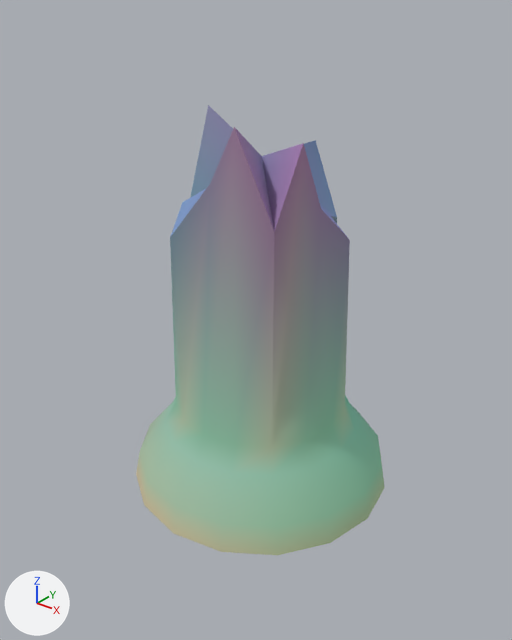
One commit to the glTF model assets/kit/column_broken.glb: the scene before it, then after it.
Camera for both pictures: a 50 mm camera at (1.331, -1.692, 1.646) aimed at (0.023, -0.056, 0.632). Lighting does not change. The marker at lower left points along +X, +Y and +Z. The first picture is the older version. Vertices at exactly the same position are counted once.

Before the edit, the objects in view are built like this:
```python
me_column_broken = bpy.data.meshes.new('column_broken')
me_column_broken.from_pydata(...)  # 81 vertices, 158 faces; spans x -0.46..0.46, y -0.46..0.46, z 0.0..1.29
me_column_broken.materials.append(mat_m_stone)
ob_column_broken = bpy.data.objects.new('column_broken', me_column_broken)
ob_column_broken.location = (0.0, 0.0, 0.0)
```
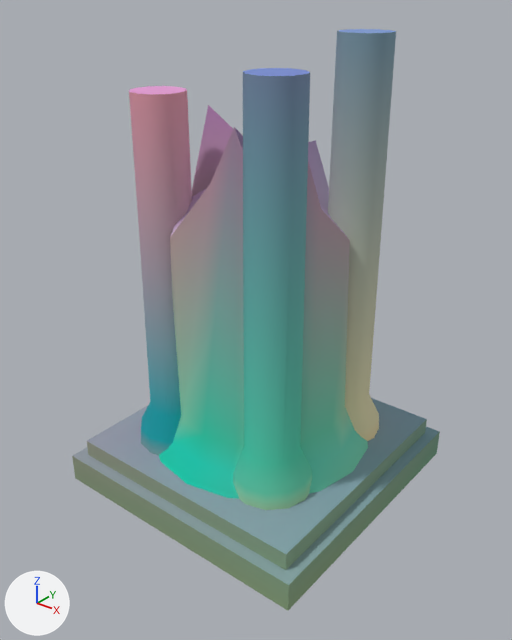
What differs and where, as boxes (x1, y1, x2, y2) in the pictures (512 x 640 px):
'stub_col.003', added
    after: (233, 68, 312, 510)
'pier_plinth_brk', added
    after: (72, 398, 440, 610)
'stub_col', added
    after: (328, 29, 396, 441)
'stub_col.002', added
    after: (129, 86, 192, 455)
part 1 of me_column_broken, recoloured
    before: (136, 105, 385, 555)
    after: (159, 105, 368, 499)

Diff of the bpy script that builds the scene:
```diff
--- a/assets/kit/column_broken.glb.py
+++ b/assets/kit/column_broken.glb.py
@@ mat_m_stone_trim @@
+mat_m_stone_trim = bpy.data.materials.new('M_stone_trim')
+# nodes: BsdfPrincipled, Mix, OutputMaterial, VertexColor
+# colours: white #e5dfd4, mixed with the vertex colours
@@ mat_m_stone_dark @@
+mat_m_stone_dark = bpy.data.materials.new('M_stone_dark')
+# nodes: BsdfPrincipled, Mix, OutputMaterial, VertexColor
+# colours: grey #b3afaa, mixed with the vertex colours
@@ me_column_broken @@
 me_column_broken.from_pydata(...)  # 81 vertices, 158 faces; spans x -0.46..0.46, y -0.46..0.46, z 0.0..1.29
 # used by ob_column_broken; location = (0.0, 0.0, 0.0)
+# me_column_broken part 1: 158 faces centred in x -0.442..0.442, y -0.442..0.442, z 0.0..1.188 are repainted in the vertex colours, in many colours
 me_column_broken.materials.append(mat_m_stone)
@@ me_stub_col_003 @@
+me_stub_col_003.from_pydata(...)  # 48 vertices, 92 faces; spans x -0.135..0.135, y -0.135..0.135, z 0.0..1.271
+me_stub_col_003.materials.append(mat_m_stone_trim)
@@ me_stub_col_002 @@
+me_stub_col_002.from_pydata(...)  # 48 vertices, 92 faces; spans x -0.135..0.135, y -0.135..0.135, z 0.0..1.191
+me_stub_col_002.materials.append(mat_m_stone_trim)
@@ me_stub_col @@
+me_stub_col.from_pydata(...)  # 48 vertices, 92 faces; spans x -0.135..0.135, y -0.135..0.135, z 0.0..1.343
+me_stub_col.materials.append(mat_m_stone_trim)
@@ me_pier_plinth_brk @@
+me_pier_plinth_brk.from_pydata(...)  # a box spanning x -0.48..0.48, y -0.48..0.48, z 0.0..0.1; a box spanning x -0.44..0.44, y -0.44..0.44, z 0.1..0.16
+me_pier_plinth_brk.materials.append(mat_m_stone_dark)
@@ ob_stub_col_003 @@
+ob_stub_col_003 = bpy.data.objects.new('stub_col.003', me_stub_col_003)
+ob_stub_col_003.location = (0.212, -0.212, 0.16)
@@ ob_stub_col_002 @@
+ob_stub_col_002 = bpy.data.objects.new('stub_col.002', me_stub_col_002)
+ob_stub_col_002.location = (-0.212, -0.212, 0.16)
@@ ob_stub_col @@
+ob_stub_col = bpy.data.objects.new('stub_col', me_stub_col)
+ob_stub_col.location = (0.212, 0.212, 0.16)
@@ ob_pier_plinth_brk @@
+ob_pier_plinth_brk = bpy.data.objects.new('pier_plinth_brk', me_pier_plinth_brk)
+ob_pier_plinth_brk.location = (0.0, 0.0, 0.0)
```
